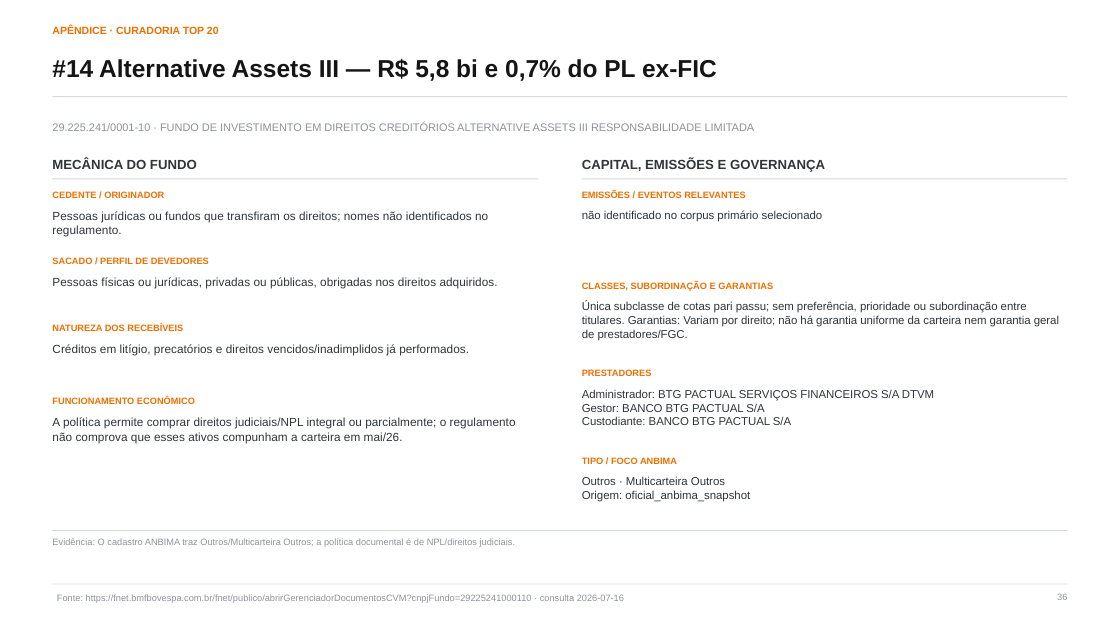
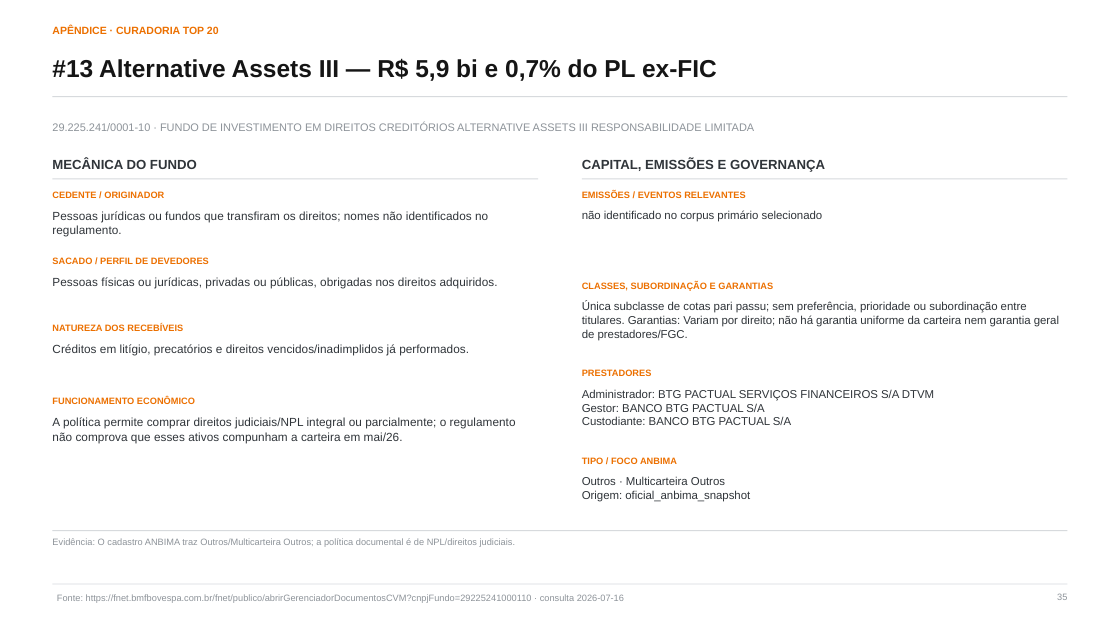
Before and after one commit to abalroar/fidc, a slide deck: slide 35 of data/industry_study/generated_revision/industry_executive_revised.pptx (slide 36 before the commit). Drawn at 1120x630 pixels with LibreOffice and Linux fonts; fonts in the diff are those of the drawing. Boxes give left, top, right and bottom in pixels: in the first picture for what was removed or moved away, otherwise in the second. Text is boxed around its words. In the diff, an @@ line names an element or a change of style, - is before the commit and + after.

```diff
--- a/data/industry_study/generated_revision/industry_executive_revised.pptx
+++ b/data/industry_study/generated_revision/industry_executive_revised.pptx
@@ text at [52,58,717,81]: text changed @@
-#14 Alternative Assets III — R$ 5,8 bi e 0,7% do PL ex-FIC
+#13 Alternative Assets III — R$ 5,9 bi e 0,7% do PL ex-FIC
```
Also in this commit, not shown: 39 other slides changed, 2 slides added, 2 slides removed, 38 other files.
